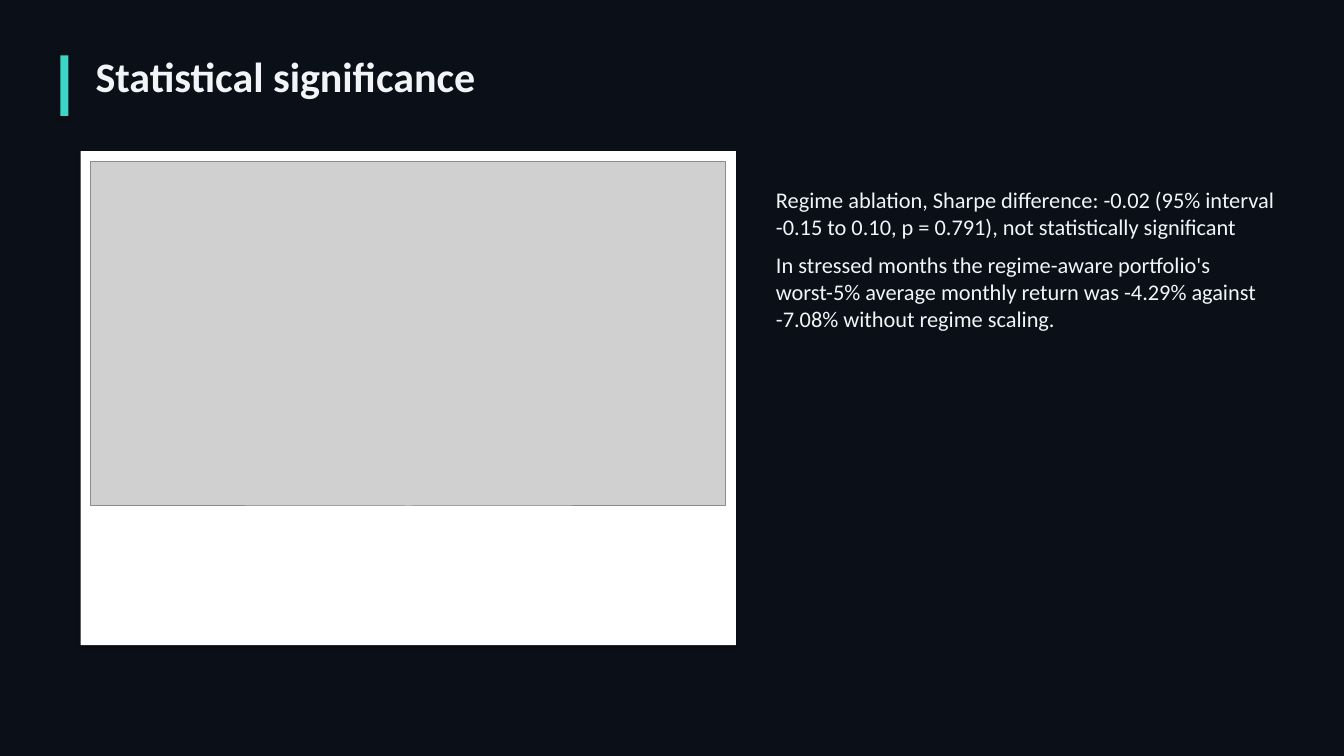
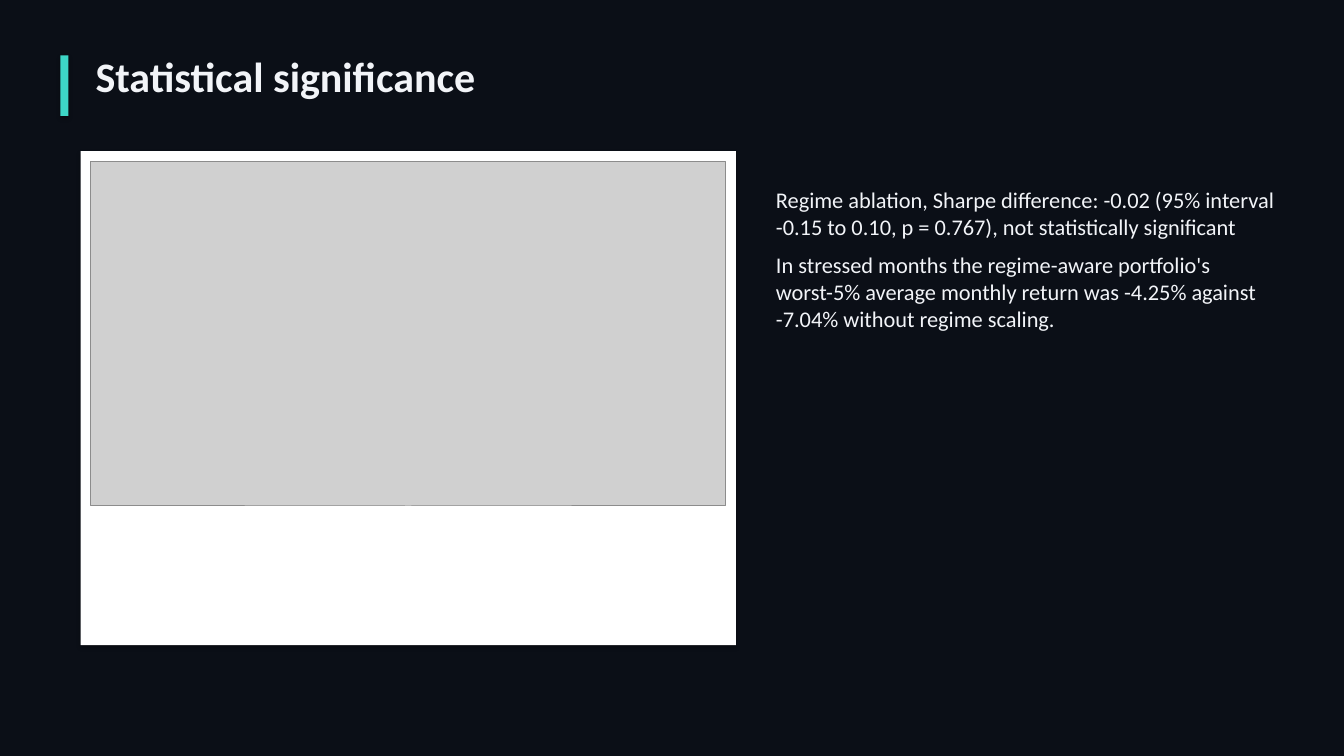
Before and after one commit to QuantSingularity/Kairos, a slide deck: slide 10 of reports/Kairos_Deck.pptx. Drawn at 1344x756 pixels with LibreOffice and Linux fonts; fonts in the diff are those of the drawing; grey boxes stand for pictures. Boxes give left, top, right and bottom in pixels: in the first picture for what was removed or moved away, otherwise in the second. Text is boxed around its words. In the diff, an @@ line names an element or a change of style, - is before the commit and + after.

```diff
--- a/reports/Kairos_Deck.pptx
+++ b/reports/Kairos_Deck.pptx
@@ text at (x1=776, y1=192, x2=1274, y2=331): text changed @@
-Regime ablation, Sharpe difference: -0.02 (95% interval -0.15 to 0.10, p = 0.791), not statistically significant
-In stressed months the regime-aware portfolio's worst-5% average monthly return was -4.29% against -7.08% without regime scaling.
+Regime ablation, Sharpe difference: -0.02 (95% interval -0.15 to 0.10, p = 0.767), not statistically significant
+In stressed months the regime-aware portfolio's worst-5% average monthly return was -4.25% against -7.04% without regime scaling.
```
Also in this commit, not shown: 8 other slides changed, 57 other files.
